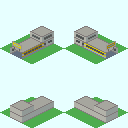
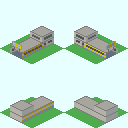
Layer changes from the first w=128, h=128 image to the second:
painted on "Subway_Station_Gateway_Single_S.png" over 22, 102, 54, 122
